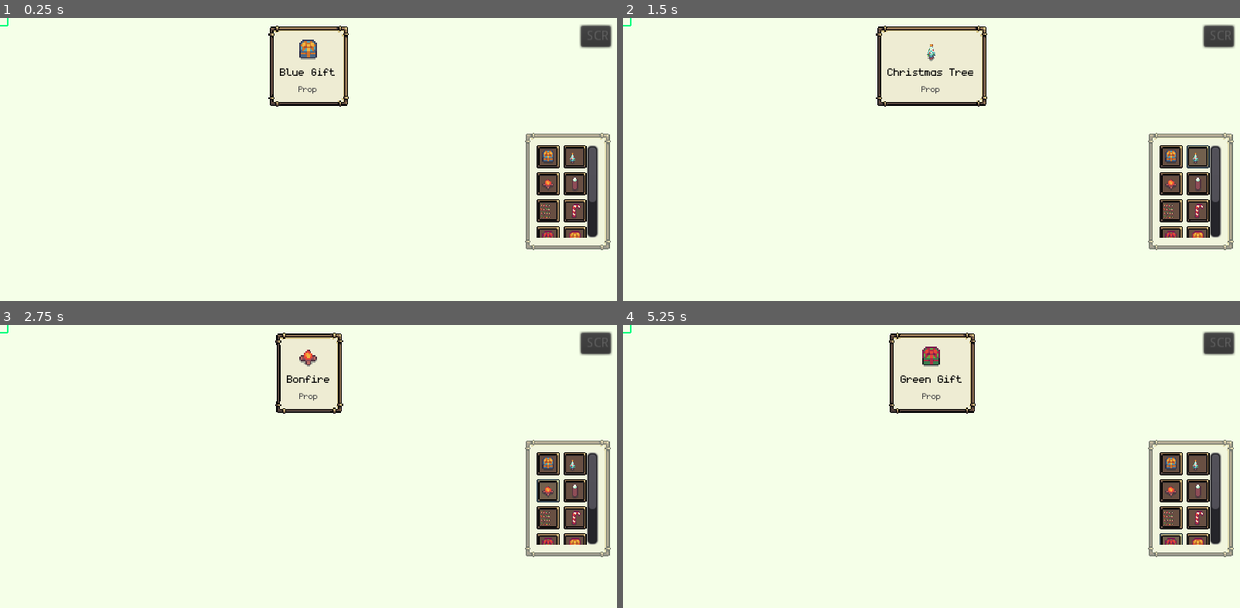
Above: before the commit, frames 1-4 (two rows, left to right).
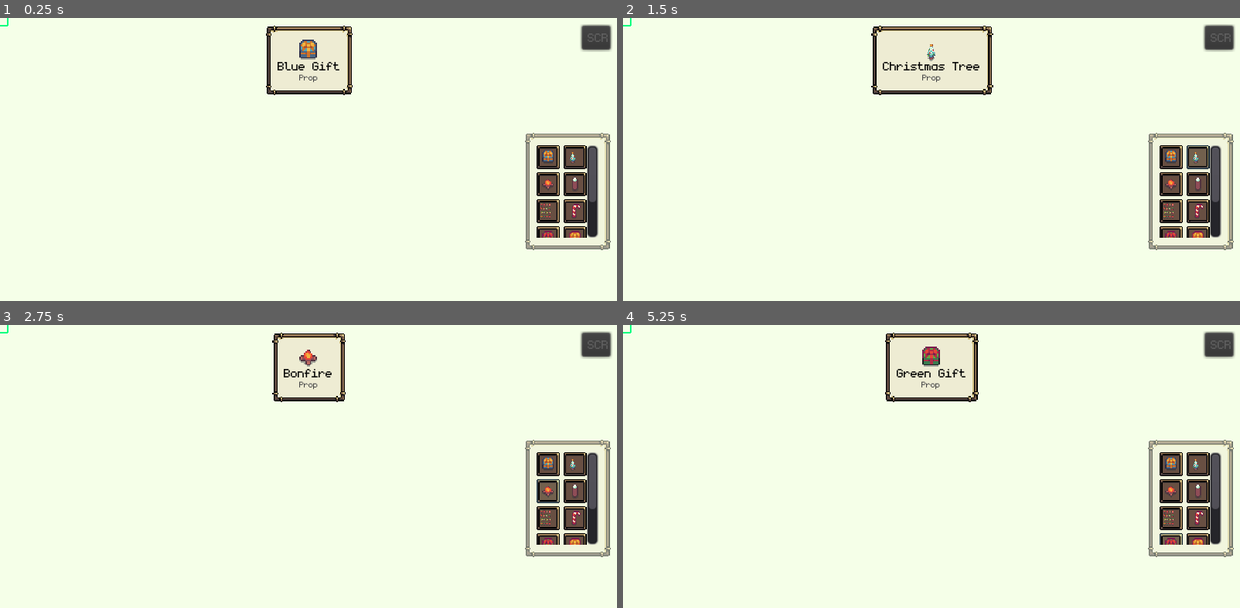
Above: after the commit, the same moments.

Repository: IvessJohn/godot-SantasPresentFactory
Game: Godot game, scene res://source/level/TestLevel.tscn
The game is run twice, just before and just after one commit, with the same random seed, the same clock (stepped at 60 frames per second) and the same inputs.
Inputs (mouse positions are in pixels of both pictures, inside the frame that each line leads up to):
- Up to frame 1 (0.25 s): no input
- Up to frame 2 (1.5 s): click (1172, 156) at 0.5 s; click (1196, 156) at 1.25 s
- Up to frame 3 (2.75 s): click (549, 491) at 2 s
- Up to frame 4 (5.25 s): click (1196, 491) at 2.75 s; click (1172, 517) at 3.5 s; click (1196, 517) at 4.25 s; click (1172, 545) at 5 s

The runs differ from the first frame. In frame 1, 1.7% of the frame differs, in the area x 43-100%, y 2-73%; in frame 2, 2.1%, in the area x 40-100%, y 2-73%; in frame 3, 1.6%; in frame 4, 1.8%.

Commit message:
Added some soundtrack and SFX

Diff:
--- a/source/UI/LevelUI.tscn
+++ b/source/UI/LevelUI.tscn
@@ -46,10 +46,10 @@
 }
 
 [node name="SelectedItem" type="PanelContainer" parent="MarginContainer"]
-margin_left = 276.0
+margin_left = 271.0
 margin_top = 8.0
-margin_right = 364.0
-margin_bottom = 93.0
+margin_right = 368.0
+margin_bottom = 81.0
 grow_horizontal = 2
 mouse_filter = 2
 size_flags_horizontal = 4
@@ -63,15 +63,16 @@
 [node name="VBoxContainer" type="VBoxContainer" parent="MarginContainer/SelectedItem"]
 margin_left = 12.0
 margin_top = 13.0
-margin_right = 75.0
-margin_bottom = 72.0
+margin_right = 84.0
+margin_bottom = 60.0
 grow_horizontal = 2
 size_flags_horizontal = 4
 size_flags_vertical = 0
+custom_constants/separation = -3
 
 [node name="ItemIcon" type="TextureRect" parent="MarginContainer/SelectedItem/VBoxContainer"]
-margin_left = 19.0
-margin_right = 43.0
+margin_left = 24.0
+margin_right = 48.0
 margin_bottom = 24.0
 grow_horizontal = 2
 rect_min_size = Vector2( 24, 24 )
@@ -82,9 +83,9 @@
 stretch_mode = 6
 
 [node name="ItemLabel" type="Label" parent="MarginContainer/SelectedItem/VBoxContainer"]
-margin_top = 28.0
-margin_right = 63.0
-margin_bottom = 43.0
+margin_top = 21.0
+margin_right = 72.0
+margin_bottom = 38.0
 grow_horizontal = 2
 custom_colors/font_color = Color( 0, 0, 0, 1 )
 custom_fonts/font = ExtResource( 19 )
@@ -92,9 +93,9 @@
 align = 1
 
 [node name="TypeLabel" type="Label" parent="MarginContainer/SelectedItem/VBoxContainer"]
-margin_top = 47.0
-margin_right = 63.0
-margin_bottom = 59.0
+margin_top = 35.0
+margin_right = 72.0
+margin_bottom = 47.0
 grow_horizontal = 2
 custom_colors/font_color = Color( 0.294118, 0.294118, 0.294118, 1 )
 custom_fonts/font = ExtResource( 20 )
@@ -134,7 +135,7 @@
 
 [node name="TileGrid" type="GridContainer" parent="MarginContainer/VBoxContainer/TileContainer/ScrollContainer" groups=["TileList"]]
 margin_right = 52.0
-margin_bottom = 164.0
+margin_bottom = 170.0
 size_flags_horizontal = 6
 columns = 2
 script = ExtResource( 5 )
--- a/source/UI/ui_resources/defaultTheme.tres
+++ b/source/UI/ui_resources/defaultTheme.tres
@@ -1,10 +1,11 @@
-[gd_resource type="Theme" load_steps=7 format=2]
+[gd_resource type="Theme" load_steps=8 format=2]
 
 [ext_resource path="res://assets/art/UI/NinePatchMedium.png" type="Texture" id=1]
 [ext_resource path="res://source/UI/ui_resources/Panel9Frame.tres" type="StyleBox" id=2]
 [ext_resource path="res://source/UI/ui_resources/Button9Frame_pressed.tres" type="StyleBox" id=3]
 [ext_resource path="res://source/UI/ui_resources/Button9Frame_hover.tres" type="StyleBox" id=4]
 [ext_resource path="res://source/UI/ui_resources/Button9Frame_normal.tres" type="StyleBox" id=5]
+[ext_resource path="res://source/UI/ui_resources/fonts/defaultFont.tres" type="DynamicFont" id=6]
 
 [sub_resource type="StyleBoxTexture" id=1]
 texture = ExtResource( 1 )
@@ -15,6 +16,7 @@
 margin_bottom = 13.0
 
 [resource]
+default_font = ExtResource( 6 )
 Button/styles/disabled = null
 Button/styles/focus = null
 Button/styles/hover = ExtResource( 4 )
--- a/source/UI/ui_resources/fonts/defaultFont.tres
+++ b/source/UI/ui_resources/fonts/defaultFont.tres
@@ -3,5 +3,5 @@
 [ext_resource path="res://source/UI/ui_resources/fonts/monogram.ttf" type="DynamicFontData" id=1]
 
 [resource]
-size = 18
+size = 20
 font_data = ExtResource( 1 )
Not shown, added: source/music/VOiD1/1. Bells and Synth.wav.import
Not shown, added: source/music/VOiD1/3. The Jingles of the North.wav.import
Not shown, added: source/music/VOiD1/4. Choir at the Church.wav.import
Not shown, added: source/music/VOiD1/5. The night of Christmas.wav.import
Not shown, added: source/SFX/impact.wav
Not shown, added: source/SFX/replace.wav
Not shown, added: source/music/VOiD1/1. Bells and Synth.wav
Not shown, added: source/music/VOiD1/3. The Jingles of the North.wav
Not shown, added: source/music/VOiD1/4. Choir at the Church.wav
Not shown, added: source/music/VOiD1/5. The night of Christmas.wav
Not shown, added: source/music/VOiD1/Christmas Music Pack License.pdf
